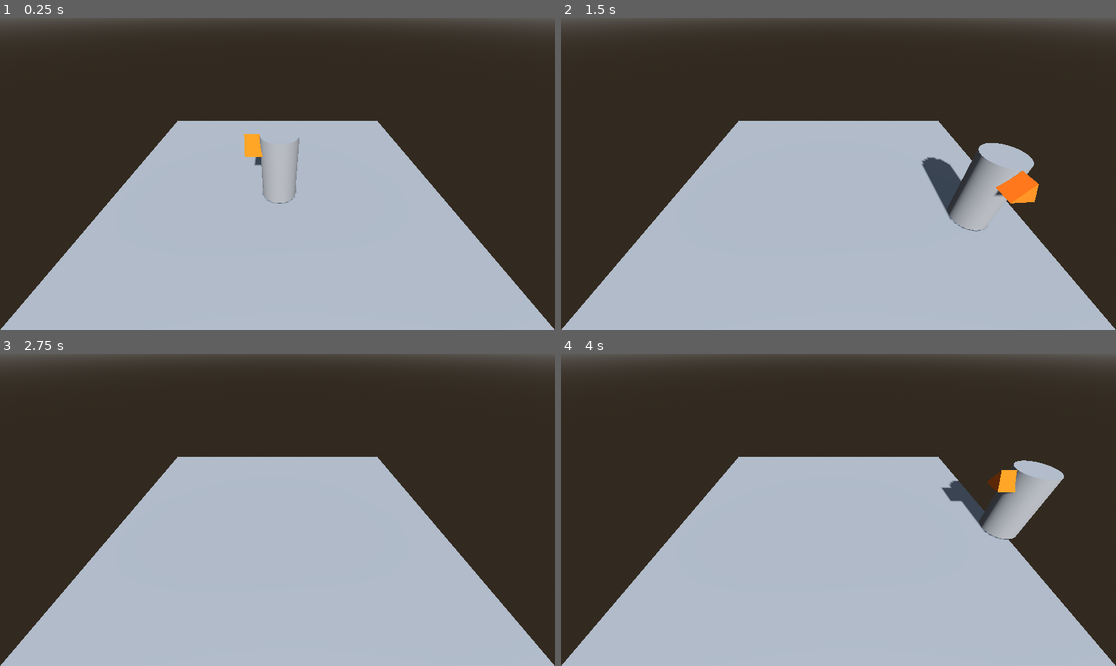
Above: before the commit, frames 1-4 (two rows, left to right).
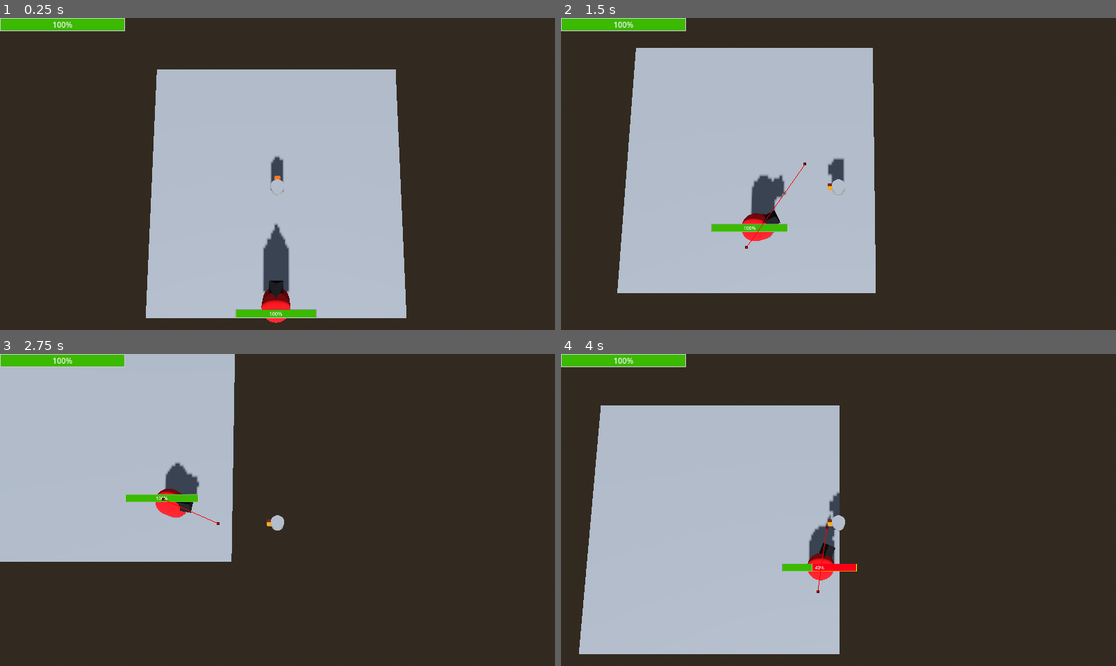
Above: after the commit, the same moments.

Repository: CachorroDia/JogoExp4
Game: Godot game, scene res://Cenas/CenaJogo.tscn
The game is run twice, just before and just after one commit, with the same random seed, the same clock (stepped at 60 frames per second) and the same inputs.
Inputs (mouse positions are in pixels of both pictures, inside the frame that each line leads up to):
- Up to frame 1 (0.25 s): no input
- Up to frame 2 (1.5 s): tap Enter at 0.5 s; move the mouse to (960, 158) at 0.52 s; hold D (AndarDireita) 0.53-1.28 s; move the mouse to (727, 189) at 1.27 s; hold S (AndarTras) from 1.28 s (still down)
- Up to frame 3 (2.75 s): move the mouse to (333, 441) at 2.02 s; release S (AndarTras) at 2.03 s; hold D (AndarDireita) from 2.03 s (still down)
- Up to frame 4 (4 s): move the mouse to (810, 572) at 2.77 s; release D (AndarDireita) at 2.78 s; hold W (AndarFrente) 2.78-3.53 s; move the mouse to (1005, 556) at 3.52 s; hold A (AndarEsquerda) from 3.53 s (still down)

The runs differ from the first frame. In frame 1, 29% of the frame differs, in the area x 0-100%, y 0-100%; in frame 2, 45%; in frame 3, 64%; in frame 4, 45%.

Commit message:
Versão integração Atirar-Inimigo
Versão feita para juntar os trabalhos feitos e adicionar as colisões ao jogador, inimigo e bala

Diff:
--- /dev/null
+++ b/jogoexp4/Cenas/Balas/BalaPadrao.tscn
@@ -0,0 +1,66 @@
+[gd_scene load_steps=10 format=3 uid="uid://bhj04ajpawc4v"]
+
+[ext_resource type="Script" path="res://Scripts/Balas/BalasClasse.gd" id="1_bigr6"]
+
+[sub_resource type="StandardMaterial3D" id="StandardMaterial3D_q8314"]
+albedo_color = Color(0.997933, 0.997933, 1.6942e-05, 1)
+
+[sub_resource type="CapsuleMesh" id="CapsuleMesh_nykfy"]
+material = SubResource("StandardMaterial3D_q8314")
+
+[sub_resource type="ParticleProcessMaterial" id="ParticleProcessMaterial_ate1o"]
+direction = Vector3(1, 1, 1)
+spread = 180.0
+initial_velocity_min = 8.0
+initial_velocity_max = 16.0
+gravity = Vector3(0, 0, 0)
+
+[sub_resource type="Gradient" id="Gradient_guw6q"]
+colors = PackedColorArray(1, 1, 1, 1, 0, 0, 0, 0)
+
+[sub_resource type="GradientTexture2D" id="GradientTexture2D_eivb1"]
+gradient = SubResource("Gradient_guw6q")
+fill = 1
+fill_from = Vector2(0.5, 0.5)
+fill_to = Vector2(1, 0.5)
+metadata/_snap_enabled = true
+
+[sub_resource type="StandardMaterial3D" id="StandardMaterial3D_ev4el"]
+transparency = 1
+shading_mode = 0
+vertex_color_use_as_albedo = true
+albedo_texture = SubResource("GradientTexture2D_eivb1")
+billboard_mode = 3
+particles_anim_h_frames = 1
+particles_anim_v_frames = 1
+particles_anim_loop = false
+
+[sub_resource type="QuadMesh" id="QuadMesh_mtfyf"]
+material = SubResource("StandardMaterial3D_ev4el")
+
+[sub_resource type="CapsuleShape3D" id="CapsuleShape3D_uslht"]
+
+[node name="BalaEntity" type="Node3D" node_paths=PackedStringArray("particle")]
+script = ExtResource("1_bigr6")
+particle = NodePath("GPUParticles3D")
+
+[node name="MeshInstance3D" type="MeshInstance3D" parent="."]
+mesh = SubResource("CapsuleMesh_nykfy")
+
+[node name="GPUParticles3D" type="GPUParticles3D" parent="."]
+emitting = false
+amount = 32
+lifetime = 0.2
+one_shot = true
+explosiveness = 1.0
+process_material = SubResource("ParticleProcessMaterial_ate1o")
+draw_pass_1 = SubResource("QuadMesh_mtfyf")
+
+[node name="Area3D" type="Area3D" parent="." groups=["bala"]]
+collision_layer = 2
+collision_mask = 4
+
+[node name="CollisionShape3D" type="CollisionShape3D" parent="Area3D"]
+shape = SubResource("CapsuleShape3D_uslht")
+
+[connection signal="area_entered" from="Area3D" to="." method="_on_area_3d_area_entered"]
--- a/jogoexp4/Cenas/CenaJogador.tscn
+++ b/jogoexp4/Cenas/CenaJogador.tscn
@@ -1,22 +1,47 @@
-[gd_scene load_steps=6 format=3 uid="uid://b1but5qx4fi7e"]
+[gd_scene load_steps=10 format=3 uid="uid://b1but5qx4fi7e"]
 
 [ext_resource type="Script" path="res://Scripts/Script Jogador/ScriptJogador-Movimento.gd" id="1_v4dr1"]
+[ext_resource type="PackedScene" uid="uid://bhj04ajpawc4v" path="res://Cenas/Balas/BalaPadrao.tscn" id="2_gju43"]
+[ext_resource type="PackedScene" uid="uid://dwem01y40spx6" path="res://Cenas/VidaJogadorCena.tscn" id="3_ydxm1"]
 
 [sub_resource type="CylinderMesh" id="CylinderMesh_o6hk1"]
+top_radius = 0.25
+bottom_radius = 0.25
+height = 1.0
 
 [sub_resource type="StandardMaterial3D" id="StandardMaterial3D_xkl7m"]
 albedo_color = Color(1, 0.435294, 0, 1)
 
 [sub_resource type="PrismMesh" id="PrismMesh_leosj"]
 material = SubResource("StandardMaterial3D_xkl7m")
-size = Vector3(0.5, 0.5, 0.5)
+size = Vector3(0.25, 0.25, 0.25)
 
 [sub_resource type="CylinderShape3D" id="CylinderShape3D_nf3xh"]
+height = 1.0
+radius = 0.25
 
-[node name="Jogador" type="CharacterBody3D" node_paths=PackedStringArray("MeshAxis")]
+[sub_resource type="CylinderShape3D" id="CylinderShape3D_8dhmc"]
+height = 1.0
+radius = 0.3
+
+[sub_resource type="ViewportTexture" id="ViewportTexture_8vcfs"]
+viewport_path = NodePath("SubViewport")
+
+[node name="Jogador" type="CharacterBody3D" node_paths=PackedStringArray("OutroHit", "area", "barraVida", "MeshAxis", "BulletTimer", "BulletSpawn") groups=["JogadorGrupo"]]
 transform = Transform3D(1, 0, 0, 0, 1, 0, 0, 0, 1, 0, 1.26936, 0)
+collision_layer = 2
+collision_mask = 5
+axis_lock_angular_y = true
 script = ExtResource("1_v4dr1")
+OutroHit = NodePath("Area3D/OutroHit")
+area = NodePath("Area3D")
+barraVida = NodePath("CanvasLayer/ProgressBar")
+danoTiro = 12
+raycastMask = 1
 MeshAxis = NodePath("MeshAxis")
+BulletTimer = NodePath("BulletTimer")
+BulletSpawn = NodePath("MeshAxis/Nariz/BulletSpawnPos")
+BulletScene = ExtResource("2_gju43")
 
 [node name="MeshAxis" type="Node3D" parent="."]
 
@@ -25,9 +50,52 @@
 skeleton = NodePath("../..")
 
 [node name="Nariz" type="MeshInstance3D" parent="MeshAxis"]
-transform = Transform3D(1, 0, 0, 0, 1, 0, 0, 0, 1, 0, 0.733407, -0.635767)
+transform = Transform3D(1, 0, 0, 0, 1, 0, 0, 0, 1, 0, 0.349702, -0.271759)
 mesh = SubResource("PrismMesh_leosj")
 skeleton = NodePath("../..")
 
+[node name="BulletSpawnPos" type="Marker3D" parent="MeshAxis/Nariz"]
+
 [node name="CollisionShape3D" type="CollisionShape3D" parent="."]
 shape = SubResource("CylinderShape3D_nf3xh")
+
+[node name="Camera3D" type="Camera3D" parent="."]
+transform = Transform3D(-3.21423e-08, 0.991817, -0.12767, 2.96236e-08, 0.12767, 0.991817, 1, 2.80972e-08, -3.34848e-08, -1.25822, 13.7905, 0)
+fov = 47.1392
+
+[node name="BulletTimer" type="Timer" parent="."]
+one_shot = true
+
+[node name="Area3D" type="Area3D" parent="."]
+collision_layer = 2
+collision_mask = 4
+
+[node name="CollisionShape3D" type="CollisionShape3D" parent="Area3D"]
+shape = SubResource("CylinderShape3D_8dhmc")
+
+[node name="OutroHit" type="Timer" parent="Area3D"]
+wait_time = 1.5
+one_shot = true
+
+[node name="Sprite3D" type="Sprite3D" parent="."]
+transform = Transform3D(1, 0, 0, 0, 1, 0, 0, 0, 1, 0, 0.969532, 0)
+billboard = 1
+texture = SubResource("ViewportTexture_8vcfs")
+
+[node name="CanvasLayer" type="CanvasLayer" parent="."]
+
+[node name="ProgressBar" parent="CanvasLayer" instance=ExtResource("3_ydxm1")]
+anchors_preset = 0
+anchor_left = 0.0
+anchor_top = 0.0
+anchor_right = 0.0
+anchor_bottom = 0.0
+offset_left = 0.0
+offset_top = 0.0
+offset_right = 260.0
+offset_bottom = 27.0
+grow_horizontal = 1
+grow_vertical = 1
+
+[connection signal="body_entered" from="Area3D" to="." method="_on_area_3d_body_entered"]
+[connection signal="timeout" from="Area3D/OutroHit" to="." method="_on_outro_hit_timeout"]
--- a/jogoexp4/Cenas/CenaJogo.tscn
+++ b/jogoexp4/Cenas/CenaJogo.tscn
@@ -1,7 +1,8 @@
-[gd_scene load_steps=6 format=3 uid="uid://dgnksq3geesu7"]
+[gd_scene load_steps=8 format=3 uid="uid://dgnksq3geesu7"]
 
 [ext_resource type="PackedScene" uid="uid://dpt8jfy1rtxqi" path="res://Cenas/Plataforma.tscn" id="1_f21dp"]
 [ext_resource type="PackedScene" uid="uid://b1but5qx4fi7e" path="res://Cenas/CenaJogador.tscn" id="2_4tjro"]
+[ext_resource type="PackedScene" uid="uid://d1bdi8vwmmjdu" path="res://Cenas/InimigoCena.tscn" id="3_os8as"]
 
 [sub_resource type="ProceduralSkyMaterial" id="ProceduralSkyMaterial_8qmxl"]
 
@@ -12,12 +13,18 @@
 background_mode = 2
 sky = SubResource("Sky_iqrnt")
 
+[sub_resource type="NavigationMesh" id="NavigationMesh_8252f"]
+vertices = PackedVector3Array(-4.5, 0.4, -4.5, -4.5, 0.4, 4.5, 4.5, 0.4, 4.5, 4.5, 0.4, -4.5)
+polygons = [PackedInt32Array(3, 2, 0), PackedInt32Array(0, 2, 1)]
+agent_height = 2.0
+
 [node name="Node3D" type="Node3D"]
 
-[node name="StaticBody3D" parent="." instance=ExtResource("1_f21dp")]
+[node name="Jogador" parent="." instance=ExtResource("2_4tjro")]
+transform = Transform3D(1, 0, 0, 0, 1, 0, 0, 0, 1, -0.0107269, 0.596387, 0.0527225)
 
-[node name="Jogador" parent="." instance=ExtResource("2_4tjro")]
-transform = Transform3D(1, 0, 0, 0, 1, 0, 0, 0, 1, -0.0107269, 1.12738, 0.0527225)
+[node name="Inimigo" parent="." instance=ExtResource("3_os8as")]
+transform = Transform3D(1, 0, 0, 0, 1, 0, 0, 0, 1, -4.2401, 1.10113, 0)
 
 [node name="Ambientação" type="WorldEnvironment" parent="."]
 environment = SubResource("Environment_srbbc")
@@ -26,5 +33,7 @@
 transform = Transform3D(-4.37114e-08, 0.642788, -0.766044, 0, 0.766044, 0.642788, 1, 2.80971e-08, -3.34849e-08, -6.44142, 2.82869, -0.11909)
 shadow_enabled = true
 
-[node name="Camera3D" type="Camera3D" parent="."]
-transform = Transform3D(-4.37114e-08, 0.642788, -0.766044, 0, 0.766044, 0.642788, 1, 2.80971e-08, -3.34849e-08, -4.52282, 4.60817, 0)
+[node name="NavigationRegion3D" type="NavigationRegion3D" parent="."]
+navigation_mesh = SubResource("NavigationMesh_8252f")
+
+[node name="StaticBody3D" parent="NavigationRegion3D" instance=ExtResource("1_f21dp")]
--- /dev/null
+++ b/jogoexp4/Cenas/InimigoCena.tscn
@@ -0,0 +1,69 @@
+[gd_scene load_steps=10 format=3 uid="uid://d1bdi8vwmmjdu"]
+
+[ext_resource type="Script" path="res://Scripts/Inimigo/inimigo_script.gd" id="1_g44xy"]
+[ext_resource type="PackedScene" uid="uid://dwem01y40spx6" path="res://Cenas/VidaJogadorCena.tscn" id="2_lxw0x"]
+
+[sub_resource type="CapsuleShape3D" id="CapsuleShape3D_a38y7"]
+
+[sub_resource type="StandardMaterial3D" id="StandardMaterial3D_ey0dl"]
+albedo_color = Color(1, 0, 0.0627451, 1)
+
+[sub_resource type="CapsuleMesh" id="CapsuleMesh_2s0db"]
+material = SubResource("StandardMaterial3D_ey0dl")
+
+[sub_resource type="StandardMaterial3D" id="StandardMaterial3D_3sc7r"]
+albedo_color = Color(0, 0, 0, 1)
+
+[sub_resource type="PrismMesh" id="PrismMesh_uyl06"]
+material = SubResource("StandardMaterial3D_3sc7r")
+size = Vector3(0.5, 0.5, 0.5)
+
+[sub_resource type="CapsuleShape3D" id="CapsuleShape3D_ius84"]
+
+[sub_resource type="ViewportTexture" id="ViewportTexture_k1cnx"]
+viewport_path = NodePath("SubViewport")
+
+[node name="Inimigo" type="CharacterBody3D" node_paths=PackedStringArray("area", "barraVida", "timer")]
+collision_layer = 4
+collision_mask = 10
+script = ExtResource("1_g44xy")
+vidaMax = 20.0
+area = NodePath("Area3D")
+barraVida = NodePath("SubViewport/ProgressBar")
+timer = NodePath("Timer")
+
+[node name="CollisionShape3D" type="CollisionShape3D" parent="."]
+shape = SubResource("CapsuleShape3D_a38y7")
+
+[node name="MeshInstance3D" type="MeshInstance3D" parent="."]
+mesh = SubResource("CapsuleMesh_2s0db")
+
+[node name="bico" type="MeshInstance3D" parent="MeshInstance3D"]
+transform = Transform3D(1, 0, 0, 0, 1, 0, 0, 0, 1, 0, 0.610541, -0.602534)
+mesh = SubResource("PrismMesh_uyl06")
+
+[node name="Area3D" type="Area3D" parent="."]
+collision_layer = 4
+collision_mask = 10
+
+[node name="CollisionShape3D" type="CollisionShape3D" parent="Area3D"]
+shape = SubResource("CapsuleShape3D_ius84")
+
+[node name="SubViewport" type="SubViewport" parent="."]
+transparent_bg = true
+
+[node name="ProgressBar" parent="SubViewport" instance=ExtResource("2_lxw0x")]
+
+[node name="Sprite3D" type="Sprite3D" parent="."]
+transform = Transform3D(1, 0, 0, 0, 1, 0, 0, 0, 1, 0, 1.36741, 0)
+billboard = 1
+texture = SubResource("ViewportTexture_k1cnx")
+
+[node name="NavigationAgent3D" type="NavigationAgent3D" parent="."]
+debug_enabled = true
+
+[node name="Timer" type="Timer" parent="."]
+wait_time = 0.5
+
+[connection signal="area_entered" from="Area3D" to="." method="_on_area_3d_area_entered"]
+[connection signal="timeout" from="Timer" to="." method="_on_timer_timeout"]
--- a/jogoexp4/Cenas/Plataforma.tscn
+++ b/jogoexp4/Cenas/Plataforma.tscn
@@ -7,6 +7,7 @@
 size = Vector3(10, 0.2, 10)
 
 [node name="StaticBody3D" type="StaticBody3D"]
+collision_mask = 0
 
 [node name="CollisionShape3D" type="CollisionShape3D" parent="."]
 shape = SubResource("BoxShape3D_wd161")
--- /dev/null
+++ b/jogoexp4/Cenas/VidaJogadorCena.tscn
@@ -0,0 +1,32 @@
+[gd_scene load_steps=3 format=3 uid="uid://dwem01y40spx6"]
+
+[sub_resource type="StyleBoxFlat" id="StyleBoxFlat_uqqmp"]
+bg_color = Color(0.981005, 0, 0.105607, 1)
+border_width_left = 2
+border_width_top = 1
+border_width_right = 2
+border_width_bottom = 1
+border_color = Color(1, 0.956863, 0, 1)
+
+[sub_resource type="StyleBoxFlat" id="StyleBoxFlat_ixxg8"]
+bg_color = Color(0.232707, 0.728015, 3.85046e-07, 1)
+border_width_left = 2
+border_width_top = 1
+border_width_right = 2
+border_width_bottom = 1
+
+[node name="ProgressBar" type="ProgressBar"]
+anchors_preset = 8
+anchor_left = 0.5
+anchor_top = 0.5
+anchor_right = 0.5
+anchor_bottom = 0.5
+offset_left = -130.0
+offset_top = -13.5
+offset_right = 130.0
+offset_bottom = 13.5
+grow_horizontal = 2
+grow_vertical = 2
+theme_override_styles/background = SubResource("StyleBoxFlat_uqqmp")
+theme_override_styles/fill = SubResource("StyleBoxFlat_ixxg8")
+value = 10.0
--- /dev/null
+++ b/jogoexp4/Scripts/Balas/BalasClasse.gd
@@ -0,0 +1,31 @@
+extends Node3D
+class_name BalaEntity
+##Clase que dita o comportamento de cada bala individualmente
+
+var direcao : Vector3 = Vector3.RIGHT ##Será a variável que irá armazenar a diração da bala
+@export var velocidade : float = 40.0 ##Controla a velocidade a qual o projétil se movimentará
+const DELETARTEMPO : float = 2.0 ##Quando será apagada da cena
+
+@onready var Temporizador : Timer = Timer.new() ##Define uma variável que recebe um novo temporizador
+
+@export var particle : GPUParticles3D ##Instancia uma partícula
+
+func _ready(): ##Função chamada no começo para definir propriedades importantes da bala
+	particle.set_emitting(true) #Faz o sistema de partícula ativar
+	add_child(Temporizador) #Cria um nó filho que será o temporizador
+	Temporizador.wait_time = DELETARTEMPO #Define o tempo de morte da bala
+	Temporizador.one_shot = true #O temporizador irá disparar somente uma vez
+	Temporizador.timeout.connect(deletar) #Quando o temporizador acabar sua contagem, irá executar a função deletar()
+	Temporizador.start() #Faz o contador começar sua contagem
+
+func _physics_process(delta: float) -> void: ##Chamado toda vez quando a godot irá verificar a física para tornar
+	translate( (direcao * velocidade) * delta)
+
+func deletar(): ##Função chamada para deletar a bala quando o timer é esgotado
+	queue_free()
+
+
+func _on_area_3d_area_entered(area: Area3D) -> void:
+	get_tree().create_timer(0.1).timeout
+	queue_free()
+	pass # Replace with function body.
--- /dev/null
+++ b/jogoexp4/Scripts/Inimigo/inimigo_script.gd
@@ -0,0 +1,62 @@
+extends CharacterBody3D
+class_name InimigoClass
+##Classe que define o comportamento dos inimigos, começa ativando o timer e ajusta a barra de vida no _ready()
+
+var vel = 2 ##Velocidade que o corpo irá se mover
+
+@onready var nav : NavigationAgent3D = $NavigationAgent3D ##Agente de navegação
+
+@export var vidaMax : float ##Define a vida máxima do inimigo
+@onready var vidaAtual : float = vidaMax ##Define a vida atual do inimigo
+
+@export var area : Area3D ##Área de colisão para verificar as balas
+@export var barraVida : ProgressBar ##Define a barra de progressão
+
+@export var jogador : Player ##Instancia a classe Player
+var danoJogador : float ##Instancia o dano do jogador que existe dentro da classe Player
+
+@export var timer : Timer ##Define o timer
+
+var direc = Vector3()
+
+func _ready() -> void:
+	jogador = get_tree().get_first_node_in_group("JogadorGrupo")
+	danoJogador = jogador.danoTiro
+	timer.start()
+	barraVida.max_value = vidaMax
+	barraVida.value = vidaAtual
+	pass
+
+func _on_area_3d_area_entered(area: Area3D) -> void: ##Quando a bala entra na área3d, reduz a vida do inimigo
+	if(area.is_in_group("bala") ):
+		vidaAtual -= danoJogador
+		barraVida.value = vidaAtual
+		if(vidaAtual <= 0):
+			queue_free()
+	pass # Replace with function body.
+
+
+#func _physics_process(delta: float) -> void:
+#	var direc = Vector3()
+#
+#	nav.target_position = jogador.global_position
+#	direc = nav.get_next_path_position() - global_position
+#	direc = direc.normalized()
+#	velocity = velocity.lerp(direc * vel, acel * delta)
+#
+#	look_at( Vector3(jogador.global_position.x, global_position.y, jogador.global_position.z) )
+#	move_and_slide()
+
+
+
+func _on_timer_timeout() -> void: ##Chamada toda vez que o timer zera, define uma nova posição pro pathfinder
+
+	nav.target_position = jogador.global_position
+	direc = nav.get_next_path_position() - global_position
+	direc = direc.normalized()
+	velocity = direc * vel
+	pass # Replace with function body.
+
+func _process(delta: float) -> void: ##Move o personagem com a velocidade gerada toda vez que o timer zera e constantemente muda a direção que o inimigo olha
+	look_at( Vector3(jogador.global_position.x, global_position.y, jogador.global_position.z) )
+	move_and_slide()
--- a/jogoexp4/Scripts/Script Jogador/ScriptJogador-Movimento.gd
+++ b/jogoexp4/Scripts/Script Jogador/ScriptJogador-Movimento.gd
@@ -6,22 +6,110 @@
 const acel = 25 ##Define a aceleração do corpo
 const friccao = 500 ##Define a fricção (Atrito) do corpo
 
-@export var MeshAxis : Node3D ##Variável que recebe quais são as malhas a serem giradas
-@onready var olharDir : Vector3 = global_position ##Vetor 3 que define a posição inicial do jogador e será usado para atualizar a posição ao longo das variações seguintes, sendo o ponto "antigo" e a velocidade o "novo"
+#--------- variáveis para o jogador tomar/causar dano -----------#
+var vidaMax : int = 100 ##Vida máxima do jogador
+var vidaAtual : float = vidaMax ##A vida atual que o jogador tem
+@export var OutroHit : Timer ##Define o timer para quando o jogador tomará dano novamente
+@export var area : Area3D ##Define a área3d do jogador
 
-func animacao_giro() -> void: ##Define uma interpotalação linear de modo que o personagem oscile de da posicisão inicial dele para a nova definida pela velocidade
-	if velocity: #Se velocisade for diferente de 0
-		olharDir = lerp(olharDir, global_position + (velocity * Vector3(1,0,1)), 0.2) #Cria uma interpolação linear,
-		#começando da poseição inicial (olharDir). E vai oscilar até onde a velocidade aponta. O úiltimo termo é
-		#a variação
-		MeshAxis.look_at(olharDir) #define para onde o objeto olha
+@export var barraVida : ProgressBar ##Define a barra de progresso que mostra o HP do jogador
+
+@export var danoTiro : int ##A quantidade de dano que o jogador causa em um tiro
+
+#------ variáveis para o raycast -------#
+@onready var camera = $Camera3D ##Determina qual será o nó da câmera que fará o screen ray-cast
+@export_flags_3d_physics var raycastMask : int ##Define quais camados o raycast irá analizar
+var raioOrigem = Vector3() ##Define a origem de onde o raio irá ser gerado, de modo a apontar onde o mouse estará
+var raioFim = Vector3() ##Define onde o raio termina, gerando assim o vetor
+
+# ------------------------------------ #
+@export var MeshAxis : Node3D ## Variável que recebe quais são as malhas a serem giradas
+@onready var olharDir : Vector3 = global_position ## Vetor 3 que define a posição inicial do jogador e será usado para atualizar a posição ao longo das variações seguintes, sendo o ponto "antigo" e a velocidade o "novo"
+# ------------- Sistema de tiro -------#
+@export_group("Combat Nodes") ## Grupo de variáveis que irão controlar o "spawn" de tiros
+@export var BulletTimer : Timer ## Define o nó Timer, que irá determinar quando gerar balas
+@export var BulletSpawn : Marker3D ## Instancia o marcador de posição que irá gerar as balas
+@export var BulletScene : PackedScene ## Instancia a cena da bala, usada para criar com o instantiete
+@export_subgroup("Parâmetros de combate") ##Sub parâmetros que irão controlar a bala
+@export_range(0.02, 3.0, 0.02) var TiroIntervalo : float = 3 ## Tempo para gerar uma nova bala
+var direcaoBala : Vector3 ## Vetor que irá definir qual será a trajetória da bala, será multiplicado com velocidade e delta
+# -------------------------#
+
+#------------ Função para causar dano no jogador ------------- #
+func _on_area_3d_body_entered(body: Node3D) -> void: ##Verifica se o inimigo entrou na área de tomar dano do jogador
+	if body is InimigoClass and OutroHit.is_stopped():
+		print("Tocou")
+		causar_dano(10)
+		OutroHit.start()
+	pass # Replace with function body.
+
+func _on_outro_hit_timeout() -> void: ##Usada para verificar se o inimigo continua na área e depois de algum tempo causar mais dano
+	for body in area.get_overlapping_bodies():
+		if body is InimigoClass:
+			OutroHit.start()
+			causar_dano(10)
+			print("OutroDano")
+	pass # Replace with function body.
+
+func causar_dano(dano) -> void: ##Subtrai a vida do jogador e atualiza a barra de progresso
+	vidaAtual -= dano
+	var tween = get_tree().create_tween().set_parallel()
+	tween.tween_property(barraVida, "value", vidaAtual, 1)
+	pass
+
+# -------------------------------------------------------------- #
+
+#Essa função faz o modelo apontar para o movimento e não para o mouse, por isso foi descontinuado
+#func animacao_giro() -> void: ##Define uma interpotalação linear de modo que o personagem oscile de da posicisão inicial dele para a nova definida pela velocidade
+#	if velocity: #Se velocisade for diferente de 0
+#		olharDir = lerp(olharDir, global_position + (velocity * Vector3(1,0,1)), 0.2) #Cria uma interpolação linear,
+#		#começando da poseição inicial (olharDir). E vai oscilar até onde a velocidade aponta. O úiltimo termo é
+#		#a variação
+#		MeshAxis.look_at(olharDir) #define para onde o objeto olha
 
 var versor = Vector3.ZERO ##Cria um vetor x,y,z. ZERO faz tudo começar com valor igual a 0 em todas as posições, o nome versor foi escolhido porque este é um vetor unitário o qual servirá de referência para multiplicar a norma da velocidade
 
+func _ready() -> void: ## Atualmente usado para começar um loop com a função combate(), nela será feito a criação das balas. Também defini umas propriedades iniciais
+	barraVida.max_value = vidaMax
+	barraVida.value = vidaAtual
+
+	combate()
+
 func _physics_process(delta: float) -> void: ##Chamado da física da Godot, ela quem chama a função movimento_jogador
 	movimento_Jogador(delta)
-	animacao_giro()
+	#animacao_giro()
 
+	#----------- Para o ray-cast -------------:
+	var estadoFisica = get_world_3d().direct_space_state ##Recebe o estado atual da física do mundo
+	var mouse_position = get_viewport().get_mouse_position() ##Variável que receberá a posição do mouse de acordo com onde ele está na tela
+
+	raioOrigem = camera.project_ray_origin(mouse_position) #Define a origem do raio
+	raioFim = raioOrigem + camera.project_ray_normal(mouse_position) * 2000 #project_ray_normal cria uma normal em onde onde se está vendo. Cria o ponto final de onde ocorrerá o ray-cast
+	var query = PhysicsRayQueryParameters3D.create(raioOrigem, raioFim, raycastMask) #Faz uma query para criar o raio (Uma fila) só para fazer o raycast
+	var interseccao = estadoFisica.intersect_ray(query) #Faz o raio interagir com os objetos, gerando um dicionário, contendo o id do objeto colidido, qual objeto e mais coisas
+
+	if not interseccao.is_empty() : #Testa se um raio conseguiu interagir e rotaciona o player
+		var pos : Vector3 = interseccao.position
+		MeshAxis.look_at(Vector3(pos.x, global_position.y, pos.z), Vector3(0,1,0))
+		direcaoBala = (global_position * Vector3(1,0,1) ).direction_to(pos * Vector3(1,0,1) )
+# --------------------------- #
+#------- Função para atirar ------- #
+func combate() -> void: ##Função responsável em gerar as balas
+	BulletTimer.wait_time = TiroIntervalo #Define o tempo do próximo tiro
+	BulletTimer.start() #Inicia o timer
+	await BulletTimer.timeout #Espera o tempo acabar
+	disparar()
+	combate()
+	pass
+
+func disparar() -> void: ##Gera a bala em questão
+	var balaInstancia : BalaEntity = BulletScene.instantiate() as BalaEntity #Instancia a bala
+	add_sibling(balaInstancia) #Adiciona como irmã (para ser independente do jogador)
+	balaInstancia.global_position = BulletSpawn.global_position #Define a posição da bala inicial
+	balaInstancia.direcao = direcaoBala #Define a diração da velocidade da bala
+
+
+	#---------------------------------#
 func verificar_norma(): ##Função que define para onde o versor vai apontar, retorna um vetor normalizado
 	versor.x = int(Input.is_action_pressed("AndarFrente")) - int(Input.is_action_pressed("AndarTras"))
 	#O Input retorna 1 ou 0 pois o resultado é booleano, então foi convertido para um inteiro, assim
--- a/jogoexp4/project.godot
+++ b/jogoexp4/project.godot
@@ -14,6 +14,11 @@
 run/main_scene="res://Cenas/CenaJogo.tscn"
 config/features=PackedStringArray("4.3", "Forward Plus")
 config/icon="res://icon.svg"
+
+[global_group]
+
+bala=""
+JogadorGrupo=""
 
 [input]
 
@@ -37,3 +42,10 @@
 "events": [Object(InputEventKey,"resource_local_to_scene":false,"resource_name":"","device":-1,"window_id":0,"alt_press …(192 unchanged characters)…
 ]
 }
+
+[layer_names]
+
+3d_physics/layer_1="Chão"
+3d_physics/layer_2="Jogador"
+3d_physics/layer_3="Inimigo"
+3d_physics/layer_4="Nexus"
